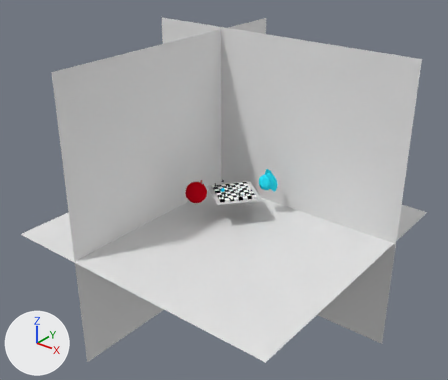
The Blender file Kamerafahrt/04-Shots/Shot11.blend: old version first, new version second.
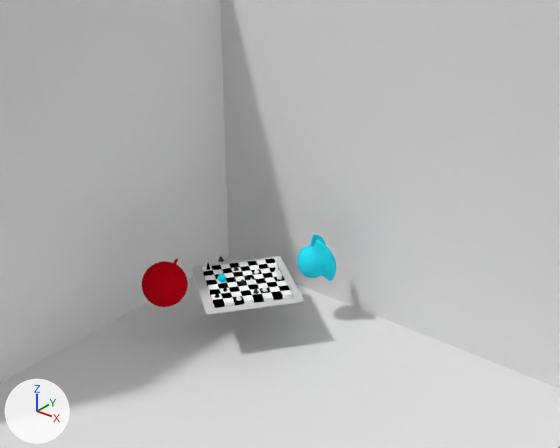
Each version appears first whole from a camera (50 mm lens) standing at (41.2, -52.8, 36.9) and looking at (-0.9, -0.2, 4.3), and next in a close-up from a camera (50 mm lens) standing at (25.5, -28.0, 26.3) and looking at (0.4, 3.4, 6.8). Every picture has the same lights, and +X, +Y and +Z are marked at lower left.

Script lines for the objects in view, before the commit:
```python
ob_angel = bpy.data.objects.new('Angel', None)
ob_angel.location = (1.31, 2.81, 3.63)
ob_angel.rotation_euler = (0.121, 0.223, 4.557)  # degrees (6.9, 13, 261)
ob_angel.scale = (0.66, 0.66, 0.66)
ob_bauerschwarz1 = bpy.data.objects.new('BauerSchwarz1', None)
ob_bauerschwarz1.location = (-1.96, 0.7, 4.76)
ob_bauerschwarz1.scale = (0.367, 0.367, 0.367)
ob_bauerweiß2 = bpy.data.objects.new('BauerWeiß2', None)
ob_bauerweiß2.location = (0.17, -0.22, 3.38)
ob_bauerweiß2.scale = (0.378, 0.378, 0.378)
ob_chess = bpy.data.objects.new('chess', None)
ob_chess.location = (-1.12, 1.23, 2.17)
ob_chess.rotation_euler = (0.0, 0.0, 0.922)  # degrees (0, 0, 53)
ob_dameweiß = bpy.data.objects.new('DameWeiß', None)
ob_dameweiß.location = (0.48, 3.24, 2.95)
ob_dameweiß.scale = (0.323, 0.323, 0.323)
ob_sphere = bpy.data.objects.new('Sphere', me_sphere)
ob_sphere.location = (1.788, 0.0, 3.358)
ob_sphere.scale = (0.713, 0.713, 0.713)
ob_spielerschwarz = bpy.data.objects.new('SpielerSchwarz', None)
ob_spielerschwarz.location = (-1.07, 0.17, 3.04)
ob_spielerschwarz.scale = (0.251, 0.251, 0.251)
ob_turmschwarz2 = bpy.data.objects.new('TurmSchwarz2', None)
ob_turmschwarz2.location = (-3.6, 1.44, 3.03)
ob_turmschwarz2.scale = (0.26, 0.26, 0.26)
ob_wolke = bpy.data.objects.new('Wolke', None)
ob_wolke.location = (-2.55, 0.87, 2.41)
ob_wolke.scale = (0.35, 0.35, 0.35)
# also in view: 'Wand' at (-7.9, 0.1, 3.5); 'devil' at (-3.9, -1.8, 3.7); 'Wand2' at (0.0, 8.0, 3.5); 'Boden' at (0.0, 0.0, 0.0)
```
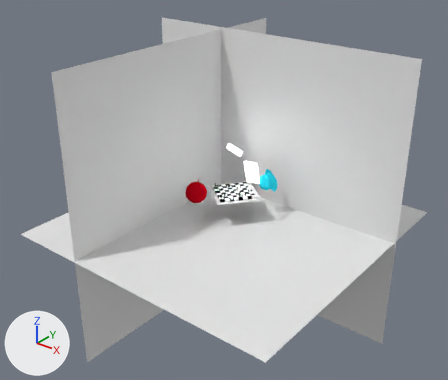
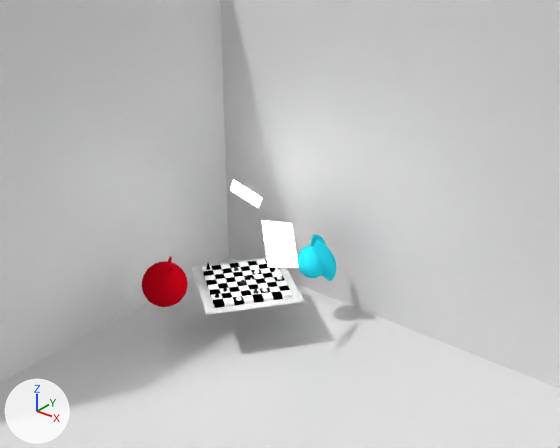
Pixel boxes [x1, y1, x2, y2] of what changed, in the close-ups (560 x 448 px):
'chess', recoloured: [192, 256, 304, 315] in both
'devil', recoloured, turned: before [142, 258, 188, 307]; after [142, 257, 188, 307]
'Aufheller', added: after [262, 220, 298, 267]
'Hauptlicht', added: after [230, 180, 262, 208]
'Wolke', deleted: before [218, 274, 226, 282]
'DameWeiß', recoloured: [277, 269, 282, 280] in both
'TurmSchwarz', recoloured: [215, 289, 219, 298] in both
'BauerWeiß2', recoloured: [236, 294, 242, 301] in both
'BauerWeiß', recoloured: [262, 286, 268, 292] in both
'BauerWeiß3', recoloured: [249, 278, 254, 284] in both
'SpielerSchwarz', recoloured: [223, 285, 227, 292] in both
'BauerSchwarz3', recoloured: [234, 266, 239, 271] in both

What changed in the scene script:
```text
Change mat_material_001:
    mat_material_001: diffuse_material('Material.001') -> emission_material('Material.001')
    mat_material_001.base_color: (0.0, 0.719, 1.0) -> (0.8, 0.8, 0.8)  # cyan #00dcff -> white #e7e7e7
    add mat_material_001.strength = 8.5
Change mat_material:
    mat_material: diffuse_material('Material') -> emission_material('Material')
    mat_material.base_color: (1.0, 0.19, 0.0053) -> (0.8, 0.8, 0.8)  # orange #ff7910 -> white #e7e7e7
    add mat_material.strength = 8.5
Change mat_material_007:
    mat_material_007.base_color: (0.0, 0.0, 0.0) -> (1.0, 1.0, 1.0)  # black #000000 -> white #ffffff
Change mat_material_008:
    mat_material_008.base_color: (0.0254, 0.0254, 0.0254) -> (1.0, 1.0, 1.0)  # black #2c2c2c -> white #ffffff
Change mat_material_009:
    mat_material_009.base_color: (0.0276, 0.809, 1.0) -> (0.0, 0.0, 0.0)  # cyan #2ee8ff -> black #000000
Change mat_material_010:
    mat_material_010.base_color: (0.549, 0.00202, 0.0107) -> (0.0254, 0.0254, 0.0254)  # red #c4071b -> black #2c2c2c
Change mat_material_012:
    mat_material_012.base_color: (0.0, 0.0, 0.0) -> (0.549, 0.00202, 0.0107)  # black #000000 -> red #c4071b
Change mat_material_013:
    mat_material_013.base_color: (1.0, 1.0, 1.0) -> (0.65, 0.65, 0.65)  # white #ffffff -> light grey #d3d3d3
Change mat_material_011:
    mat_material_011.base_color: (0.65, 0.65, 0.65) -> (0.0276, 0.809, 1.0)  # light grey #d3d3d3 -> cyan #2ee8ff
Change me_cone_002:
    where me_cone_002.from_pydata(...)  # 33 vertices, 33 faces; spans x -1.0..1.0, y -1.0..1.0, z -1.0..1.0
    remove me_cone_002.materials.append(mat_material_007)  # black #000000
    add me_cone_002.materials.append(mat_material_009)  # black #000000
Change me_cone:
    where me_cone.from_pydata(...)  # 33 vertices, 33 faces; spans x -1.0..1.0, y -1.0..1.0, z -1.0..1.0
    remove me_cone.materials.append(mat_material_005)  # white #ffffff
    add me_cone.materials.append(mat_material_007)  # white #ffffff
Change me_cone_001:
    where me_cone_001.from_pydata(...)  # 33 vertices, 33 faces; spans x -1.0..1.0, y -1.0..1.0, z -1.0..1.0
    remove me_cone_001.materials.append(mat_material_006)  # white #ffffff
    add me_cone_001.materials.append(mat_material_008)  # white #ffffff
Change me_cone_003:
    where me_cone_003.from_pydata(...)  # 33 vertices, 33 faces; spans x -1.0..1.0, y -1.0..1.0, z -1.0..1.0
    remove me_cone_003.materials.append(mat_material_008)  # black #2c2c2c
    add me_cone_003.materials.append(mat_material_010)  # black #2c2c2c
Change me_sphere_001:
    where me_sphere_001.from_pydata(...)  # 530 vertices, 560 faces; spans x -1.8..1.0, y -1.0..1.69, z -1.32..1.49
    remove me_sphere_001.materials.append(mat_material_009)  # cyan #2ee8ff
    add me_sphere_001.materials.append(mat_material_011)  # cyan #2ee8ff
Change me_sphere_002:
    where me_sphere_002.from_pydata(...)  # 490 vertices, 520 faces; spans x -1.0..1.0, y -1.0..1.0, z -1.0..1.14
    remove me_sphere_002.materials.append(mat_material_010)  # red #c3071b
    add me_sphere_002.materials.append(mat_material_012)  # red #c4071b
Change me_plane_005:
    where me_plane_005.from_pydata(...)  # 72 vertices, 36 faces; spans x -1.0..1.0, y -1.0..1.0, z 0.0
    remove me_plane_005.materials.append(mat_material_011)  # light grey #d3d3d3
    add me_plane_005.materials.append(mat_material_013)  # light grey #d3d3d3
Add me_plane_001_1:
    me_plane_001_1.from_pydata([(-1.0, -1.0, 0.0), (1.0, -1.0, 0.0), (-1.0, 1.0, 0.0), (1.0, 1.0, 0.0)], [], [(0, 1, 3, 2)])
    me_plane_001_1.materials.append(mat_material)  # white #e7e7e7
Add me_plane_004_1:
    me_plane_004_1.from_pydata([(-1.0, -1.0, 0.0), (1.0, -1.0, 0.0), (-1.0, 1.0, 0.0), (1.0, 1.0, 0.0)], [], [(0, 1, 3, 2)])
    me_plane_004_1.materials.append(mat_material_001)  # white #e7e7e7
Remove ob_wolke:
    ob_wolke = bpy.data.objects.new('Wolke', None)
Remove ob_bauerschwarz1:
    ob_bauerschwarz1 = bpy.data.objects.new('BauerSchwarz1', None)
Change ob_devil:
    ob_devil.rotation_euler: (0.0323, 0.279, 0.952) -> (0.016, 0.0285, 0.976)  # degrees (1.9, 16, 55) -> degrees (0.9, 1.6, 56)
Remove ob_sphere:
    ob_sphere = bpy.data.objects.new('Sphere', me_sphere)
Add ob_hauptlicht:
    ob_hauptlicht = bpy.data.objects.new('Hauptlicht', me_plane_001_1)
    ob_hauptlicht.location = (-1.89, 3.12, 8.21)
    ob_hauptlicht.rotation_euler = (-0.675, -0.723, -0.702)  # degrees (-39, -41, -40)
Add ob_aufheller:
    ob_aufheller = bpy.data.objects.new('Aufheller', me_plane_004_1)
    ob_aufheller.location = (2.13, 1.29, 6.97)
    ob_aufheller.rotation_euler = (-0.666, 0.907, -0.665)  # degrees (-38, 52, -38)
    ob_aufheller.scale = (1.26, 1.26, 1.26)
```
